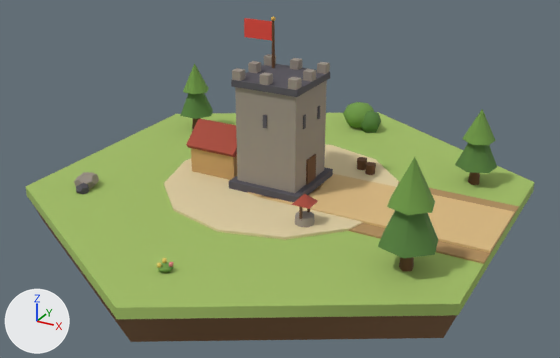
The glTF model assets/tiles/tile_base_standard.glb, before and after one commit.
Camera for both pictures: a 50 mm lens placed at (1.339, -2.447, 1.245), pointed at (0.034, -0.074, 0.059). The axes (+X, +Y, +Z) are drawn at lower left. The lights are the same throughout. The older version comes first. Where no turn or scale is listed for an object, it has been applied to the vertices. Vertices at exactly the same position are counted once.

The first picture shows 'courtyard', 'deco_bush_1_a', 'deco_bush_1_b', 'deco_flowers_4_bloom_0', 'deco_flowers_4_bloom_1', 'deco_flowers_4_bloom_2', 'deco_flowers_4_leaf', 'deco_stone_3_a', 'deco_stone_3_b', 'deco_tree_0_crown', 'deco_tree_2_crown', 'deco_tree_2_crown_b', 'deco_tree_2_trunk', 'deco_tree_5_crown', 'deco_tree_5_crown_b', 'ground', 'ground_soil', 'hall_body', 'hall_roof_south', 'keep_band', 'keep_body', 'road_surface_0', 'road_verge_0' and 23 more.
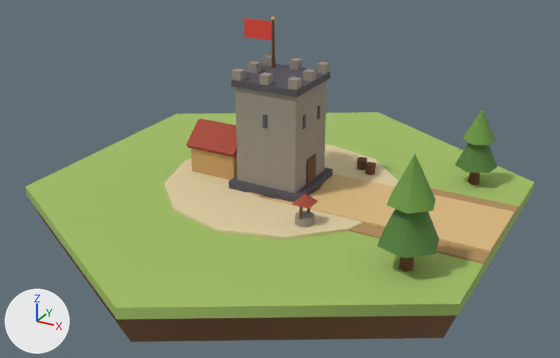
Where the newer file only moved an object's origin or applied its transform, the numbers keep the older frame.

Pixel boxes (x1, y1, x2, y2) of what changed, in the pictures (560 x 358 px):
'deco_tree_5_crown', reshaped
    before: (378, 210, 438, 258)
    after: (377, 209, 439, 258)
'deco_tree_5_crown_b', mesh turned
    before: (387, 157, 435, 215)
    after: (387, 154, 436, 214)
'deco_tree_2_crown', deleted (green)
    before: (180, 93, 213, 119)
'deco_bush_1_a', deleted (green)
    before: (343, 102, 374, 128)
'deco_tree_2_crown_b', deleted (green)
    before: (183, 63, 209, 94)
'deco_bush_1_b', deleted
    before: (361, 110, 381, 133)
'deco_stone_3_a', deleted
    before: (74, 172, 99, 189)
'deco_stone_3_b', deleted
    before: (76, 183, 89, 194)
'deco_flowers_4_leaf', deleted
    before: (158, 262, 173, 273)
'deco_tree_2_trunk', deleted (mostly hidden)
    before: (192, 118, 201, 129)
'deco_flowers_4_bloom_2', deleted
    before: (157, 263, 162, 268)

The change in detail:
me_mesh_52 is used by ob_deco_tree_5_crown; location (0.658, -0.38, 0.201).
me_mesh_52 had 9 vertices, 12 faces and spanned x -0.096..0.096, y -0.098..0.098, z -0.112..0.112.
me_mesh_52 now has 9 vertices, 12 faces and spans x -0.099..0.099, y -0.101..0.101, z -0.11..0.12.
Part 1, on me_mesh_52:
Vertex 0 of me_mesh_52 moves from (0.0, 0.0, 0.112) to (0.0, 0.0, 0.12).
Vertex 1 of me_mesh_52 moves from (0.075, 0.068, -0.112) at pixel (438, 239) to (0.022, -0.101, -0.11) at pixel (403, 258).
Vertex 2 of me_mesh_52 moves from (-0.021, 0.098, -0.112) to (0.099, -0.031, -0.11) at pixel (435, 254).
Vertex 3 of me_mesh_52 moves from (-0.096, 0.031, -0.112) at pixel (383, 232) to (0.076, 0.07, -0.11) at pixel (439, 238).
Vertex 4 of me_mesh_52 moves from (-0.075, -0.068, -0.112) at pixel (377, 246) to (-0.022, 0.101, -0.11).
Vertex 5 of me_mesh_52 moves from (0.021, -0.098, -0.112) at pixel (403, 258) to (-0.099, 0.031, -0.11) at pixel (382, 231).
Vertex 6 of me_mesh_52 moves from (0.096, -0.031, -0.112) at pixel (434, 254) to (-0.076, -0.07, -0.11) at pixel (377, 246).
Vertex 7 of me_mesh_52 moves from (0.075, 0.068, -0.112) at pixel (438, 239) to (0.022, -0.101, -0.11) at pixel (403, 258).
Vertex 8 of me_mesh_52 moves from (0.0, 0.0, -0.112) to (0.0, 0.0, -0.11).
me_mesh_53 is used by ob_deco_tree_5_crown_b; location (0.658, -0.38, 0.302).
me_mesh_53 had 9 vertices, 12 faces and spanned x -0.075..0.075, y -0.077..0.077, z -0.078..0.078.
me_mesh_53 now has 9 vertices, 12 faces and spans x -0.077..0.077, y -0.078..0.078, z -0.073..0.088.
me_mesh_53 part 2: the whole mesh is turned -119.6 degrees about the z axis through its middle and scaled by 1.03, then moved by (0.0, 0.0, 0.008).
Object 'deco_bush_1_a' (ob_deco_bush_1_a) is deleted.
Object 'deco_bush_1_b' (ob_deco_bush_1_b) is deleted.
Object 'deco_tree_2_trunk' (ob_deco_tree_2_trunk) is deleted.
Object 'deco_tree_2_crown' (ob_deco_tree_2_crown) is deleted.
Object 'deco_tree_2_crown_b' (ob_deco_tree_2_crown_b) is deleted.
Object 'deco_stone_3_a' (ob_deco_stone_3_a) is deleted.
Object 'deco_stone_3_b' (ob_deco_stone_3_b) is deleted.
Object 'deco_flowers_4_leaf' (ob_deco_flowers_4_leaf) is deleted.
Object 'deco_flowers_4_bloom_0' (ob_deco_flowers_4_bloom_0) is deleted.
Object 'deco_flowers_4_bloom_1' (ob_deco_flowers_4_bloom_1) is deleted.
Object 'deco_flowers_4_bloom_2' (ob_deco_flowers_4_bloom_2) is deleted.
